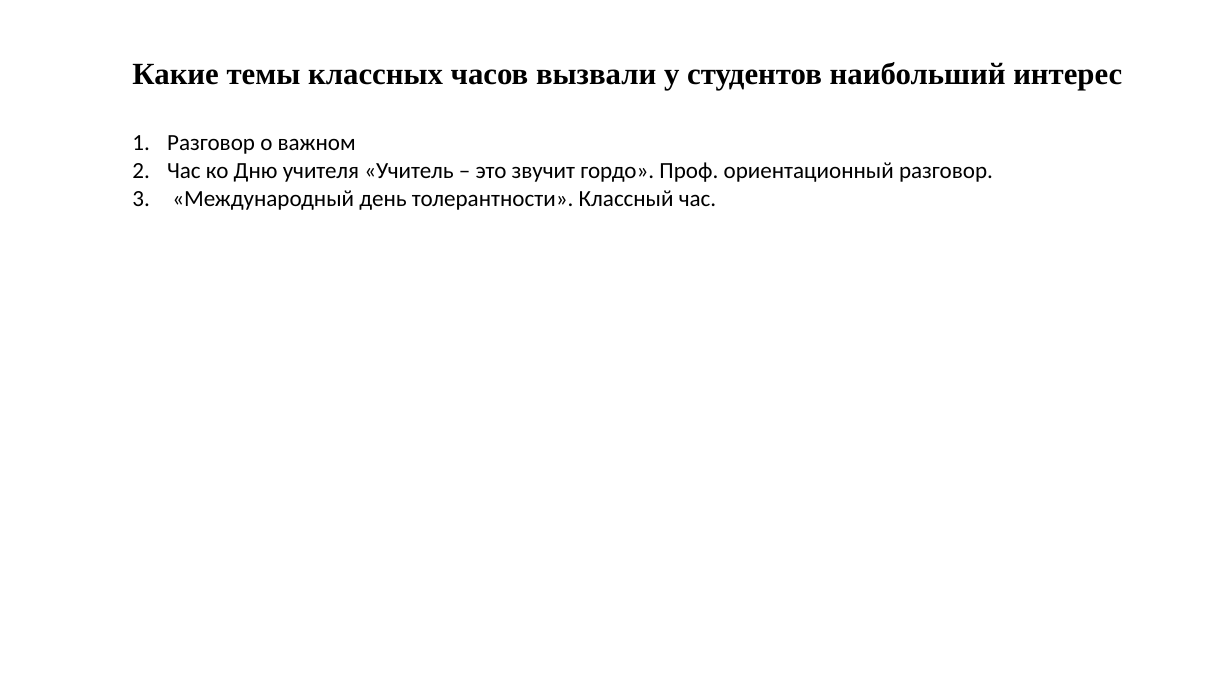
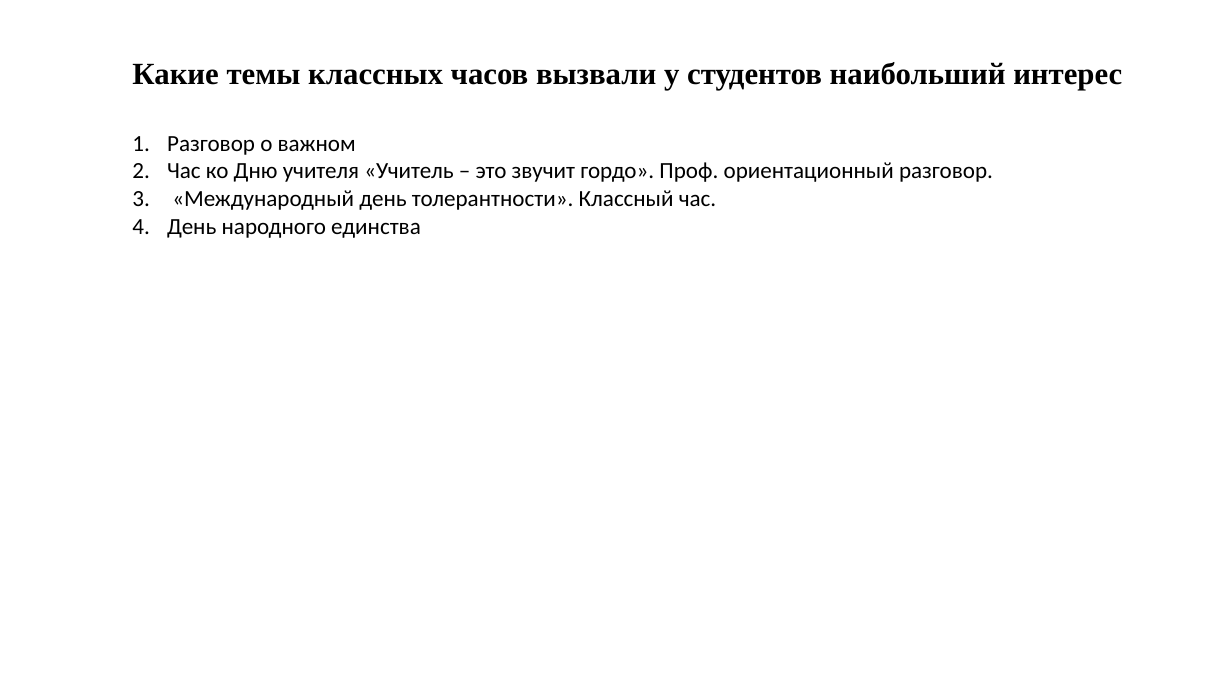
Before and after one commit to IvanSibirevV2/KipFin_Lab_2023-24_Git0, a slide deck: slide 8 of ПишемПрезентацию/Педсовет_v1.pptx. Drawn at 1232x693 pixels with LibreOffice and Linux fonts; fonts in the diff are those of the drawing; background and template pictures are left out. Boxes give left, top, right and bottom in pixels: in the first picture for what was removed or moved away, otherwise in the second. Text is boxed around its words. In the diff, an @@ line names an element or a change of style, - is before the commit and + after.

```diff
--- a/ПишемПрезентацию/Педсовет_v1.pptx
+++ b/ПишемПрезентацию/Педсовет_v1.pptx
@@ text at (x1=167, y1=219, x2=421, y2=238): paragraph added @@
+4. День народного единства
```
Also in this commit, not shown: 1 other file.
